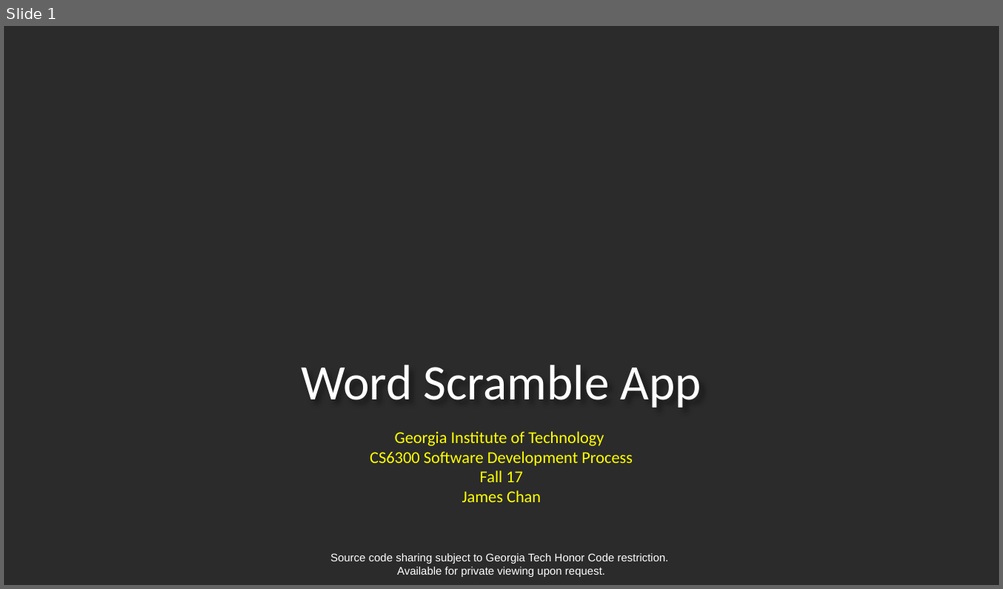
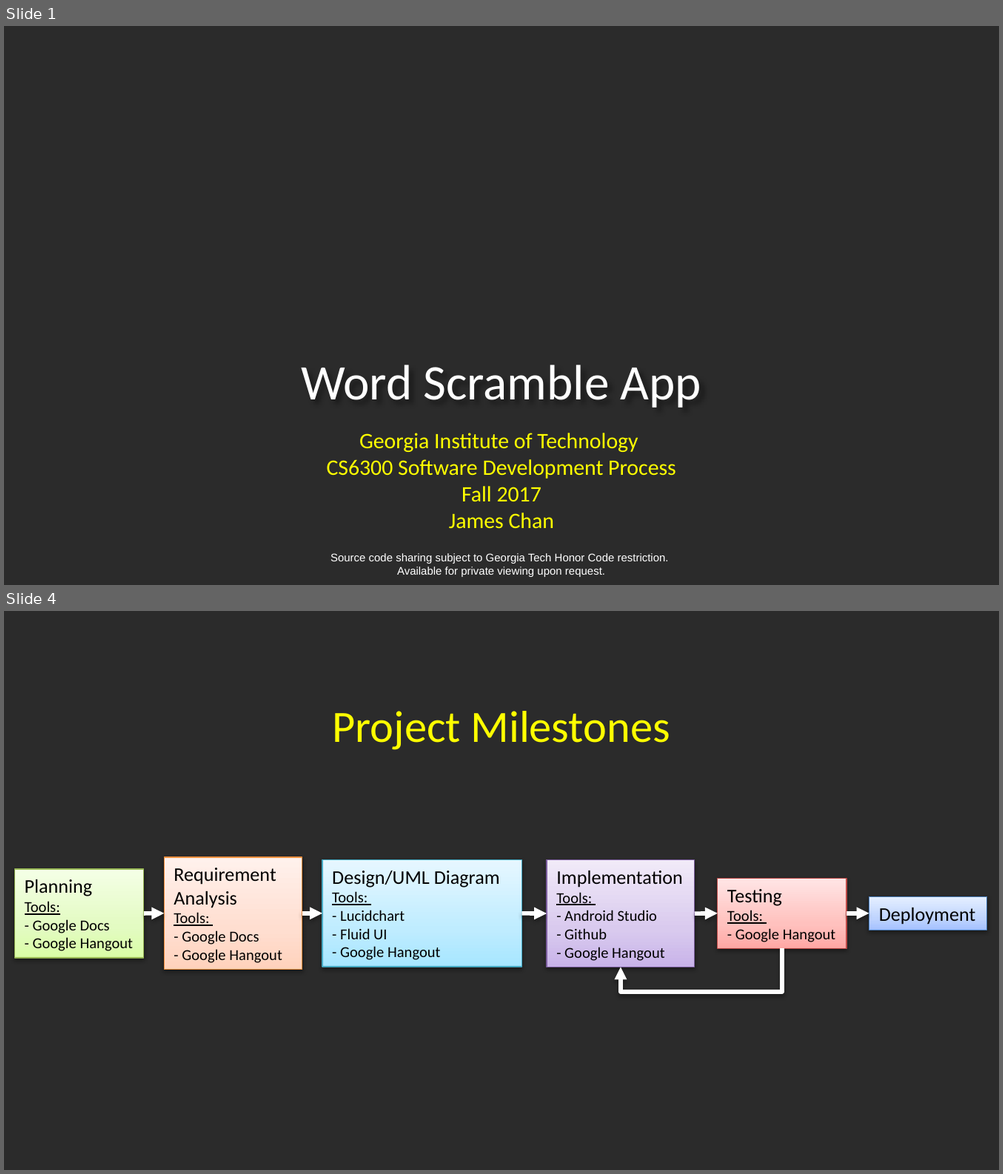
Before and after one commit to jameschanx/Georgia_Tech_School_Projects, a slide deck: Word Scramble App - CS6300 Software Development Process.pptx. Shown one above the other, each under a label of ours: slide 1 before the commit, slides 1 and 4 after it; the slides between them are not shown. The pictures are 1003x589 and 1003x1174 pixels, drawn with LibreOffice and Linux fonts; fonts in the diff are those of the drawing; background and template pictures are left out; a plain dark background stands for a picture behind light text. Boxes give left, top, right and bottom in pixels: in the first picture for what was removed or moved away, otherwise in the second. Text is boxed around its words. In the diff, an @@ line names an element or a change of style, - is before the commit and + after.

```diff
--- a/Word Scramble App - CS6300 Software Development Process.pptx
+++ b/Word Scramble App - CS6300 Software Development Process.pptx
@@ slide 4 added at box(4, 611, 999, 1170), background picture (left out) @@
@@ title added at box(333, 711, 670, 750), 32.4 pt, text #FFFF00 @@
+Project Milestones
@@ rectangle added at box(15, 869, 145, 958), fill gradient #DAFDA7 to #E4FCC2 to #F5FFE7, outline #98B955 0.75 pt, 11 pt, text #000000 @@
+Planning
+Tools:
+- Google Docs
+- Google Hangout
@@ rectangle added at box(164, 857, 302, 970), fill gradient #FFD2BD to #FFDED0 to #FFF2ED, outline #F69240 0.75 pt, 11 pt, text #000000 @@
+Requirement
+Analysis
+Tools:
+- Google Docs
+- Google Hangout
@@ rectangle added at box(322, 860, 521, 967), fill gradient #A7E6FF to #C1EDFF to #E7F8FF, outline #46AAC5 0.75 pt, 11 pt, text #000000 @@
+Design/UML Diagram
+Tools:
+- Lucidchart
+- Fluid UI
+- Google Hangout
@@ rectangle added at box(546, 860, 694, 968), fill gradient #C9B5E8 to #D8CBEE to #F0EAF9, outline #7D60A0 0.75 pt, 11 pt, text #000000 @@
+Implementation
+Tools:
+- Android Studio
+- Github
+- Google Hangout
@@ rectangle added at box(717, 879, 846, 949), fill gradient #FFA6A5 to #FFC0BF to #FFE7E7, outline #BF4C48 0.75 pt, 11 pt, text #000000 @@
+Testing
+Tools:
+- Google Hangout
@@ rectangle added at box(868, 897, 986, 930), fill gradient #A4C4FF to #BFD4FF to #E6EEFF, outline #4B7EBC 0.75 pt, 14 pt, text #000000 @@
+Deployment
@@ arrow added from (145, 914) to (164, 914), #FFFFFF 3 pt @@
@@ arrow added from (302, 914) to (322, 914), #FFFFFF 3 pt @@
@@ arrow added from (521, 914) to (546, 914), #FFFFFF 3 pt @@
@@ arrow added from (694, 914) to (717, 914), #FFFFFF 3 pt @@
@@ arrow added from (846, 914) to (868, 914), #FFFFFF 3 pt @@
@@ elbow arrow added from (782, 949) to (620, 967), #FFFFFF 3 pt @@
@@ slide 1 changed as well @@
@@ subtitle at box(327, 433, 676, 529): text changed; size 12 to 16 pt @@
-Georgia Institute of Technology
-CS6300 Software Development Process
-Fall 17
-James Chan
+Georgia Institute of Technology
+CS6300 Software Development Process
+Fall 2017
+James Chan
```
Also in this commit, not shown: 4 other slides added, 4 slides removed, 1 other file.
